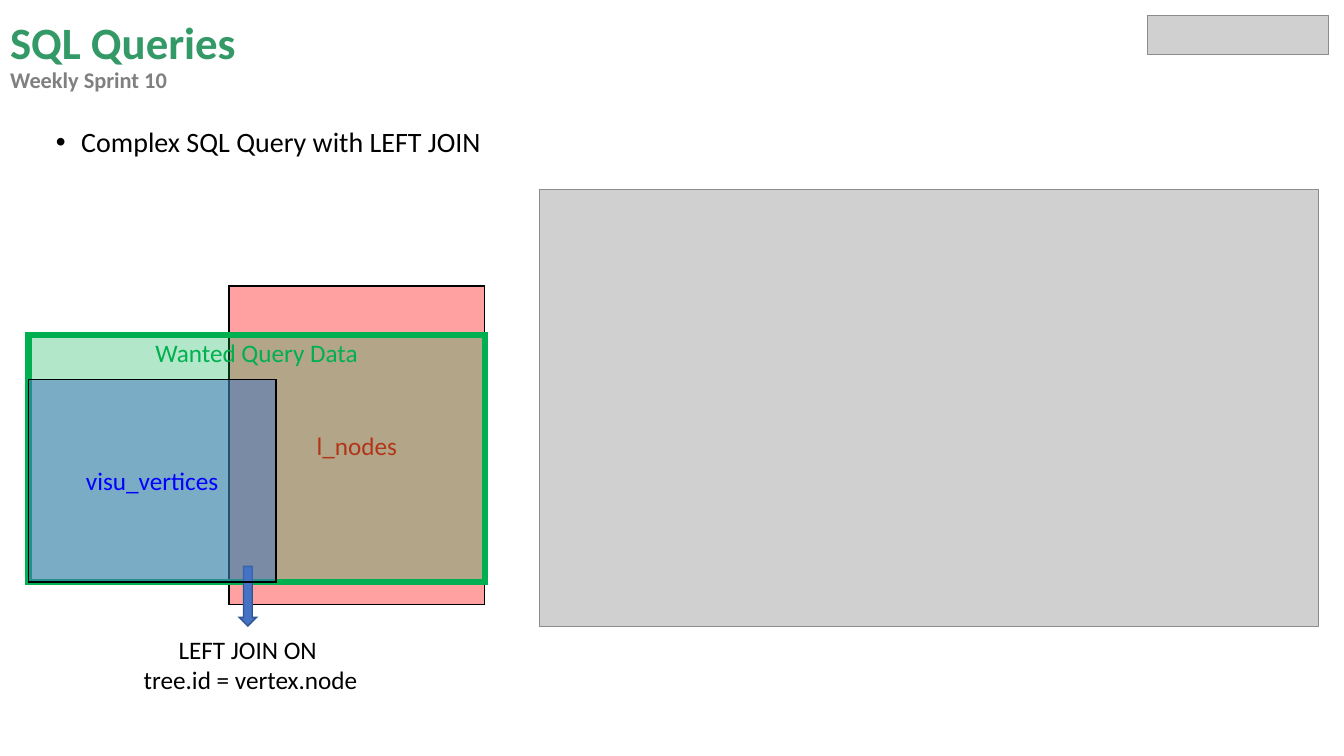
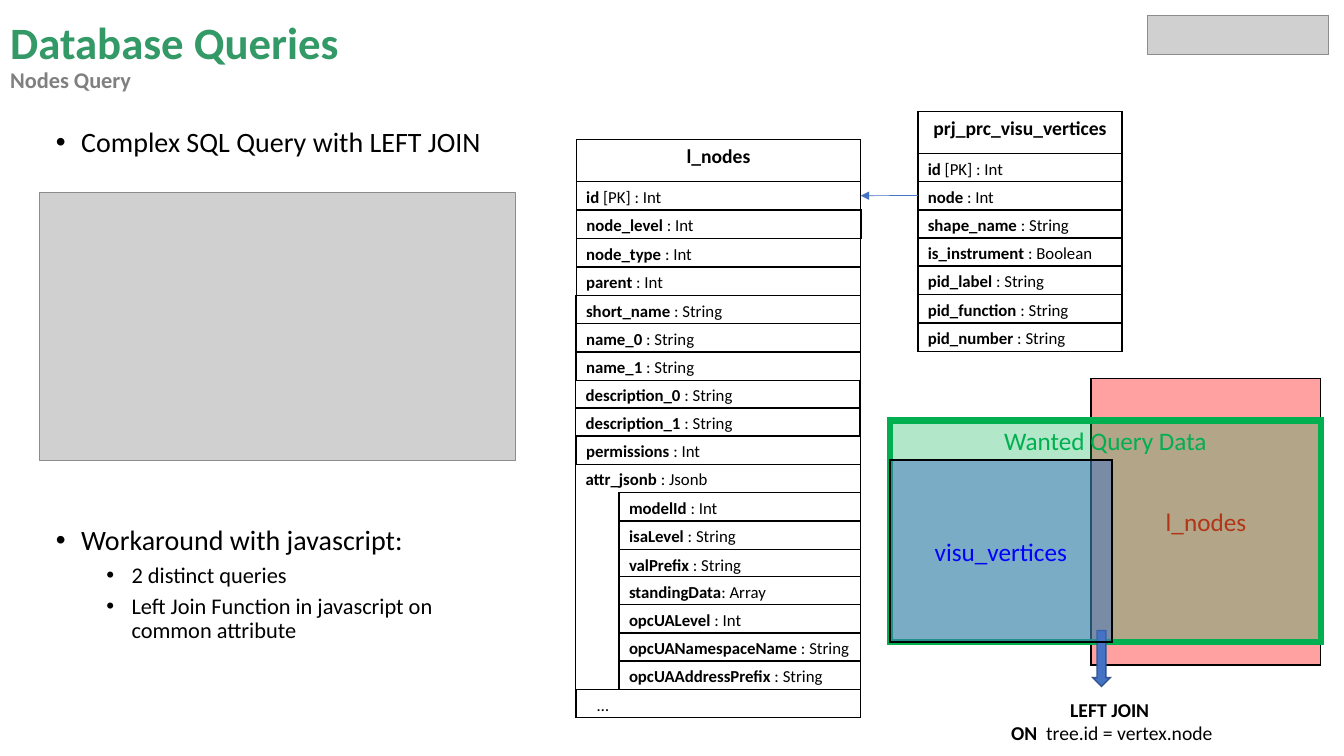
Before and after one commit to miguelrk/tum-mw-bachelorarbeit, a slide deck: slide 7 of 3 Entwicklungsphase/weekly_meeting_11.pptx (slide 6 before the commit). Drawn at 1344x756 pixels with LibreOffice and Linux fonts; fonts in the diff are those of the drawing; grey boxes stand for pictures. Boxes give left, top, right and bottom in pixels: in the first picture for what was removed or moved away, otherwise in the second. Text is boxed around its words. In the diff, an @@ line names an element or a change of style, - is before the commit and + after.

Commit message:
Adds labels for shapes. Starts filter in mapNodesToShapes and mapConnectionsToShapes to filter only starting from selected root node -> needs testing. Modifies PPT-presentation

```diff
--- a/3 Entwicklungsphase/weekly_meeting_11.pptx
+++ b/3 Entwicklungsphase/weekly_meeting_11.pptx
@@ title at (10, 27, 339, 92): text changed; size 16 to 32 pt; text colour #808080 to #339966 @@
-SQL Queries
-Weekly Sprint 10
+Database Queries
+Nodes Query
@@ picture: place and size @@
-picture at (539, 190, 1319, 627)
+picture at (39, 193, 516, 460)
@@ curved arrow added from (919, 196) to (861, 196), #4472C4 0.5 pt @@
@@ group added at (919, 111, 1123, 351): 8 rectangles @@
+prj_prc_visu_vertices
+id [PK] : Int
+is_instrument : Boolean
+node : Int
+shape_name : String
+pid_label : String
+pid_function : String
+pid_number : String
@@ rectangle "l_nodes": place and size @@
-rectangle "l_nodes" at (229, 286, 485, 605)
+rectangle "l_nodes" at (1092, 379, 1322, 665)
@@ rectangle "Wanted Query Data": place and size @@
-rectangle "Wanted Query Data" at (28, 336, 485, 583)
+rectangle "Wanted Query Data" at (890, 420, 1322, 642)
@@ rectangle "visu_vertices": place and size @@
-rectangle "visu_vertices" at (28, 379, 275, 582)
+rectangle "visu_vertices" at (890, 461, 1112, 642)
@@ text at (81, 530, 433, 638): paragraphs added @@
+• Workaround with javascript:
+  • 2 distinct queries
+  • Left Join Function in javascript on common attribute
@@ down arrow: place and size @@
-down arrow at (239, 567, 256, 626)
+down arrow at (1093, 630, 1110, 686)
@@ group added at (576, 139, 861, 718): 20 rectangles @@
+l_nodes
+id [PK] : Int
+parent : Int
+short_name : String
+name_0 : String
+description_0 : String
+name_1 : String
+description_1 : String
+node_level : Int
+node_type : Int
+attr_jsonb : Jsonb
+isaLevel : String
+modelId : Int
+valPrefix : String
+standingData: Array
+opcUALevel : Int
+opcUANamespaceName : String
+opcUAAddressPrefix : String
+permissions : Int
+…
@@ text at (1011, 704, 1212, 740): text changed; size 18 to 14 pt @@
-LEFT JOIN ON tree.id = vertex.node
+LEFT JOIN
+ON tree.id = vertex.node
```
Also in this commit, not shown: 3 slides added, 3 other files.
